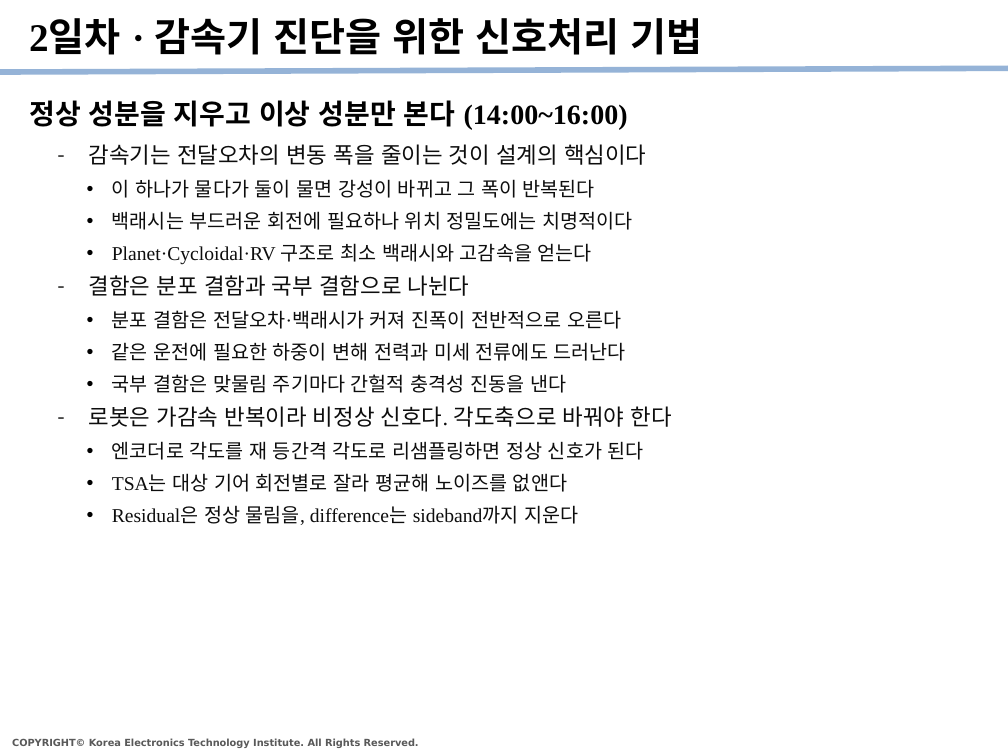
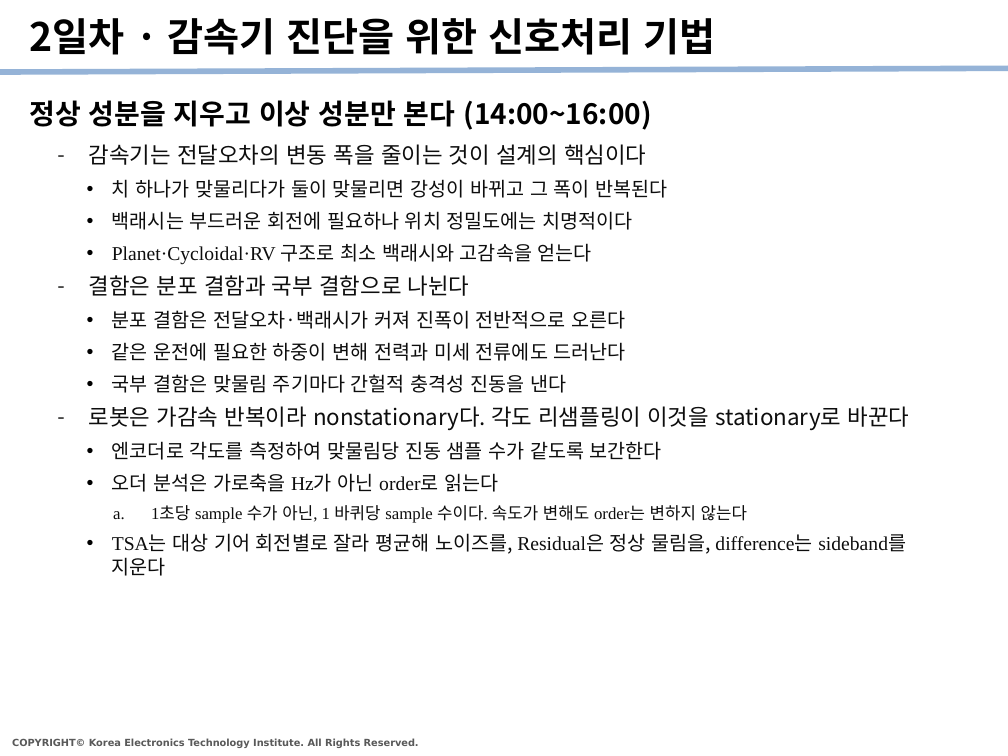
Before and after one commit to kybeen0521/PHM_Edu, a slide deck: slide 15 of Templates/PHM강좌_수강정리_v1.pptx. Drawn at 1008x756 pixels with LibreOffice and Linux fonts; fonts in the diff are those of the drawing. Boxes give left, top, right and bottom in pixels: in the first picture for what was removed or moved away, otherwise in the second. Text is boxed around its words. In the diff, an @@ line names an element or a change of style, - is before the commit and + after.

```diff
--- a/Templates/PHM강좌_수강정리_v1.pptx
+++ b/Templates/PHM강좌_수강정리_v1.pptx
@@ title "2일차 · 감속기 진단을 위한 ..." at (29,18,715,55): font Times New Roman to Noto Sans CJK KR @@
@@ text "정상 성분을 지우고 이상 성분만 ..." at (29,100,652,130): font Times New Roman to Noto Sans CJK KR @@
@@ text at (89,144,646,393): font Times New Roman to Noto Sans CJK KR in "감속기는 전달오차의 변동 폭을 줄이는 것이 설계의 ...", "백래시는 부드러운 회전에 필요하나 위치 정밀도에는 치명적이다", "구조로 최소 백래시와 고감속을 얻는다", "결함은 분포 결함과 국부 결함으로 나뉜다" and 3 more places @@
@@ text at (112,179,667,198): text changed; font Times New Roman to Noto Sans CJK KR @@
-    • 이 하나가 물다가 둘이 물면 강성이 바뀌고 그 폭이 반복된다
+    • 치 하나가 맞물리다가 둘이 맞물리면 강성이 바뀌고 그 폭이 반복된다
@@ text at (89,406,910,576): text changed; font Times New Roman to Noto Sans CJK KR @@
-  – 로봇은 가감속 반복이라 비정상 신호다. 각도축으로 바꿔야 한다
-    • 엔코더로 각도를 재 등간격 각도로 리샘플링하면 정상 신호가 된다
-    • TSA는 대상 기어 회전별로 잘라 평균해 노이즈를 없앤다
-    • Residual은 정상 물림을, difference는 sideband까지 지운다
+  – 로봇은 가감속 반복이라 nonstationary다. 각도 리샘플링이 이것을 stationary로 바꾼다
+    • 엔코더로 각도를 측정하여 맞물림당 진동 샘플 수가 같도록 보간한다
+    • 오더 분석은 가로축을 Hz가 아닌 order로 읽는다
+      a. 1초당 sample 수가 아닌, 1 바퀴당 sample 수이다. 속도가 변해도 order는 변하지 않는다
+    • TSA는 대상 기어 회전별로 잘라 평균해 노이즈를, Residual은 정상 물림을, difference는 sideband를 지운다
```
Also in this commit, not shown: 23 other slides changed.
